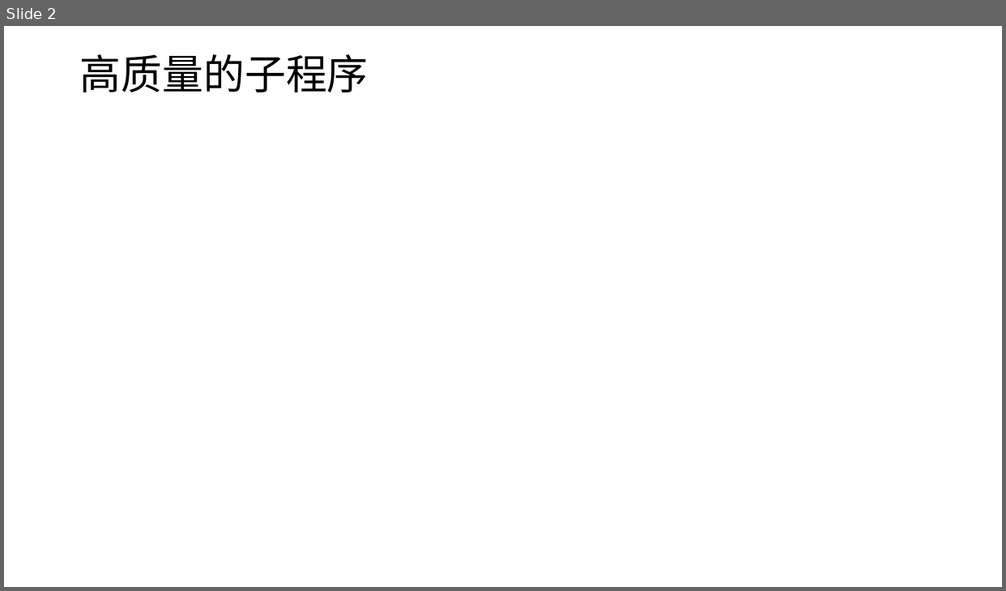
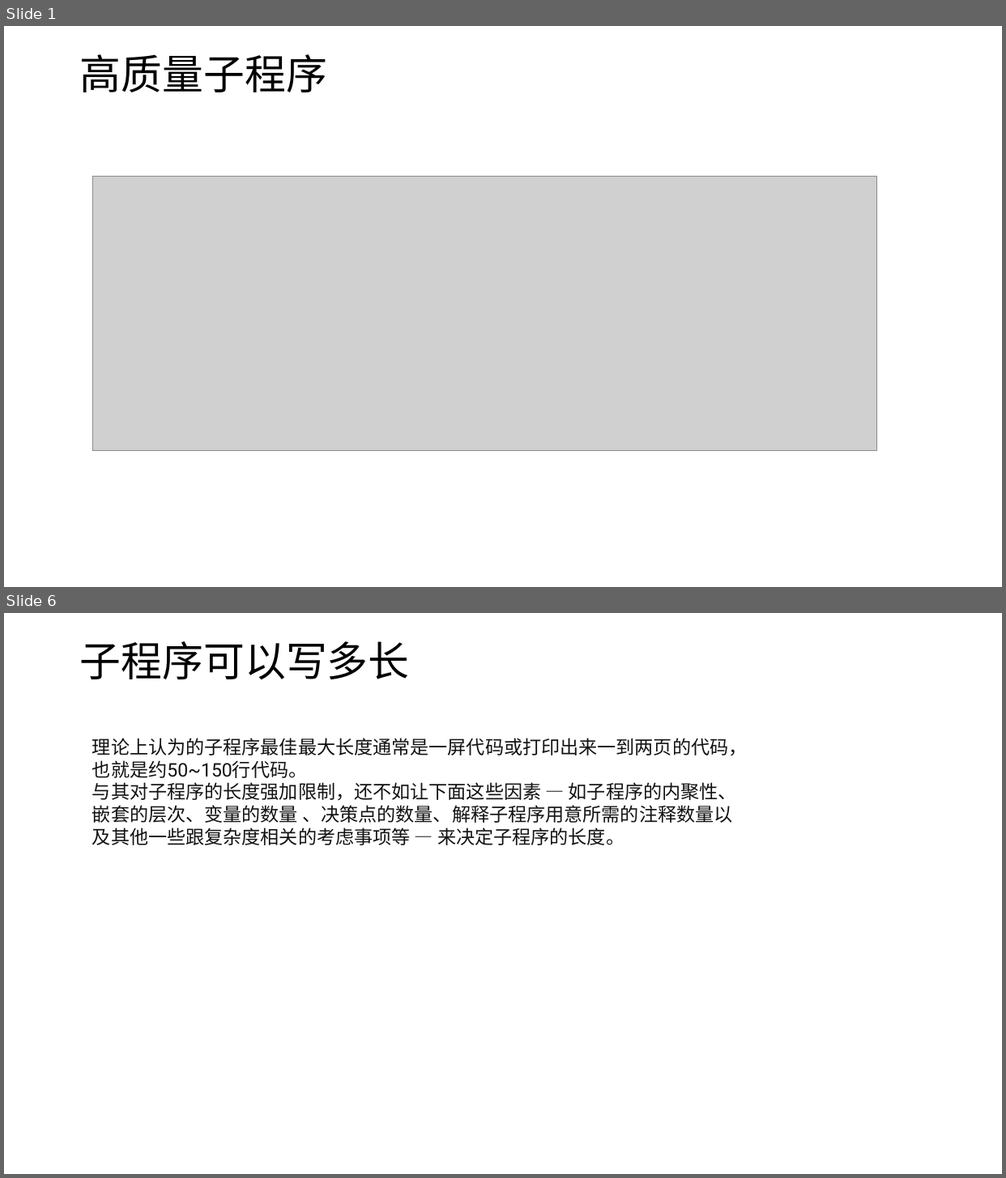
Before and after one commit to wswz963852/image, a slide deck: 演示文稿1.pptx. Shown one above the other, each under a label of ours: slide 2 before the commit, slides 1 and 6 after it; the slides between them are not shown. The pictures are 1006x591 and 1006x1178 pixels, drawn with LibreOffice and Linux fonts; fonts in the diff are those of the drawing; grey boxes stand for pictures. Boxes give left, top, right and bottom in pixels: in the first picture for what was removed or moved away, otherwise in the second. Text is boxed around its words. In the diff, an @@ line names an element or a change of style, - is before the commit and + after.

```diff
--- a/演示文稿1.pptx
+++ b/演示文稿1.pptx
@@ slide 6 added at (4, 613, 1002, 1174), background #FFFFFF @@
@@ title added at (80, 641, 410, 680), 39.6 pt, text #000000 @@
+子程序可以写多长
@@ text added at (92, 738, 747, 845), 18 pt, text #121212 @@
+理论上认为的子程序最佳最大长度通常是一屏代码或打印出来一到两页的代码，也就是约50~150行代码。
+与其对子程序的长度强加限制，还不如让下面这些因素 — 如子程序的内聚性、嵌套的层次、变量的数量 、决策点的数量、解释子程序用意所需的注释数量以及其他一些跟复杂度相关的考虑事项等 — 来决定子程序的长度。
@@ what was slide 2 is now slide 1 @@
@@ slide 1 changed as well @@
@@ title at (80, 54, 327, 92): text changed @@
-高质量的子程序
+高质量子程序
@@ picture added at (92, 177, 877, 450) @@
```
Also in this commit, not shown: 1 other slide changed, 5 other slides added, 1 slide removed.
